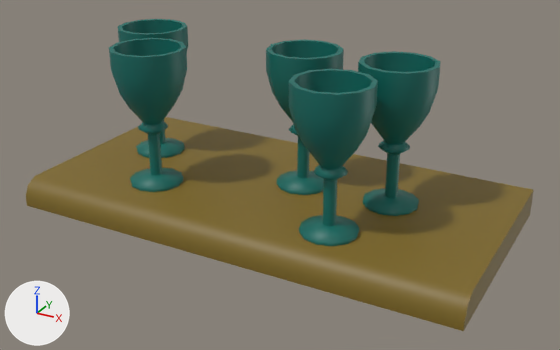
Renders of the glTF model www/models/lba2/layouts/DI_101_glasses_on_shelf.glb from each side of a commit.
Both versions are drawn from a camera (50 mm lens) standing at (1.133, -2.031, 1.146) and looking at (0.038, -0.04, 0.151). Arrows for +X, +Y and +Z are at lower left; the lights stay in place. Vertices at the same position are counted once.

The scene before the commit, as lines of its bpy script (objects in view):
```python
me_cube_001 = bpy.data.meshes.new('Cube.001')
me_cube_001.from_pydata(...)  # 12 vertices, 20 faces; spans x -0.75..0.75, y -0.38..0.38, z 0.0..0.09
me_cube_001.materials.append(mat_gold_001)  # yellow #7d6721
me_cylinder_020 = bpy.data.meshes.new('Cylinder.020')
me_cylinder_020.from_pydata(...)  # 158 vertices, 312 faces; spans x -0.119..0.119, y -0.119..0.119, z 0.0..0.454
me_cylinder_020.materials.append(mat_greenglass)  # dark cyan #086c62
ob_glass_007 = bpy.data.objects.new('Glass.007', me_cylinder_020)
ob_glass_007.location = (0.074, 0.054, 0.09)
ob_glass_009 = bpy.data.objects.new('Glass.009', me_cylinder_020)
ob_glass_009.location = (0.294, -0.21, 0.09)
ob_shelf_001 = bpy.data.objects.new('Shelf.001', me_cube_001)
ob_shelf_001.location = (0.0, 0.0, 0.0)
# also in view: 'Glass.010' at (-0.363, -0.16, 0.317); 'Glass.008' at (0.381, 0.054, 0.317); 'Glass.011' at (-0.524, 0.076, 0.317)
```
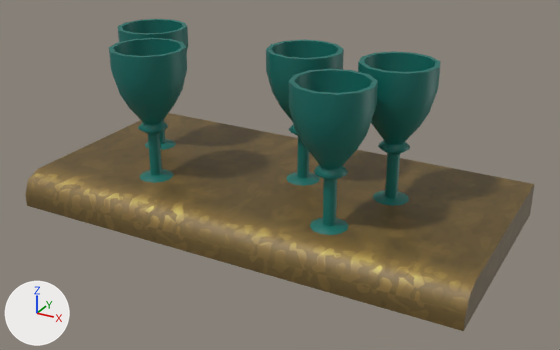
Changed parts and their boxes [x1, y1, x2, y2] in the pictures (560 x 350 px):
'Shelf.001', reshaped, turned: before [26, 117, 534, 331]; after [26, 113, 534, 331]

The edits, one by one:
Picture 'DI_gold' (img_di_gold) is new.
Material 'GoldTextured' (mat_goldtextured) is new.
Its texture is img_di_gold.
me_cube_001 is used by ob_shelf_001; location (0.0, 0.0, 0.0).
me_cube_001 had 12 vertices, 20 faces and spanned x -0.75..0.75, y -0.38..0.38, z 0.0..0.09.
me_cube_001 no longer uses material mat_gold_001 (yellow #7d6721).
me_cube_001 now has 12 vertices, 20 faces and spans x -0.38..0.37, y -0.75..0.75, z 0.0..0.11.
me_cube_001 part 1: the whole mesh is rebuilt.
me_cube_001 now uses material mat_goldtextured (picture img_di_gold).
Object 'Shelf.001' (ob_shelf_001) turns from (0, 0, 0) to (0, 0, 90) degrees about x, y and z.
